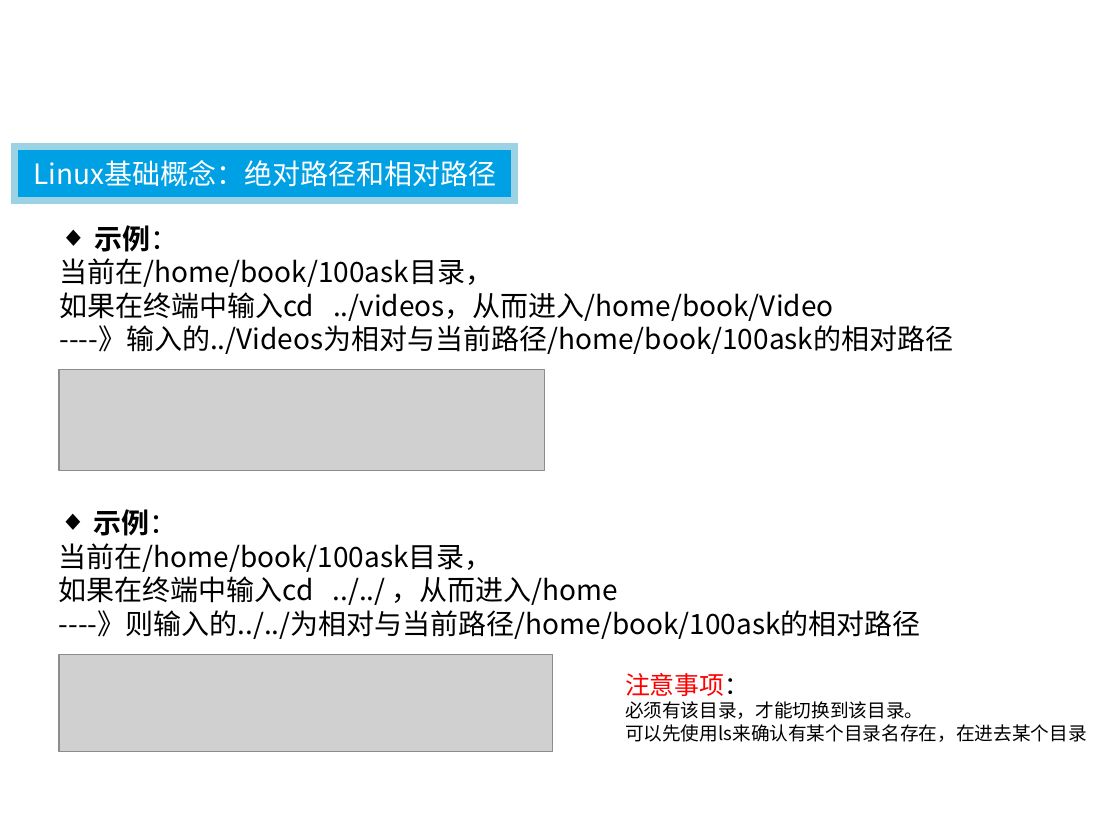
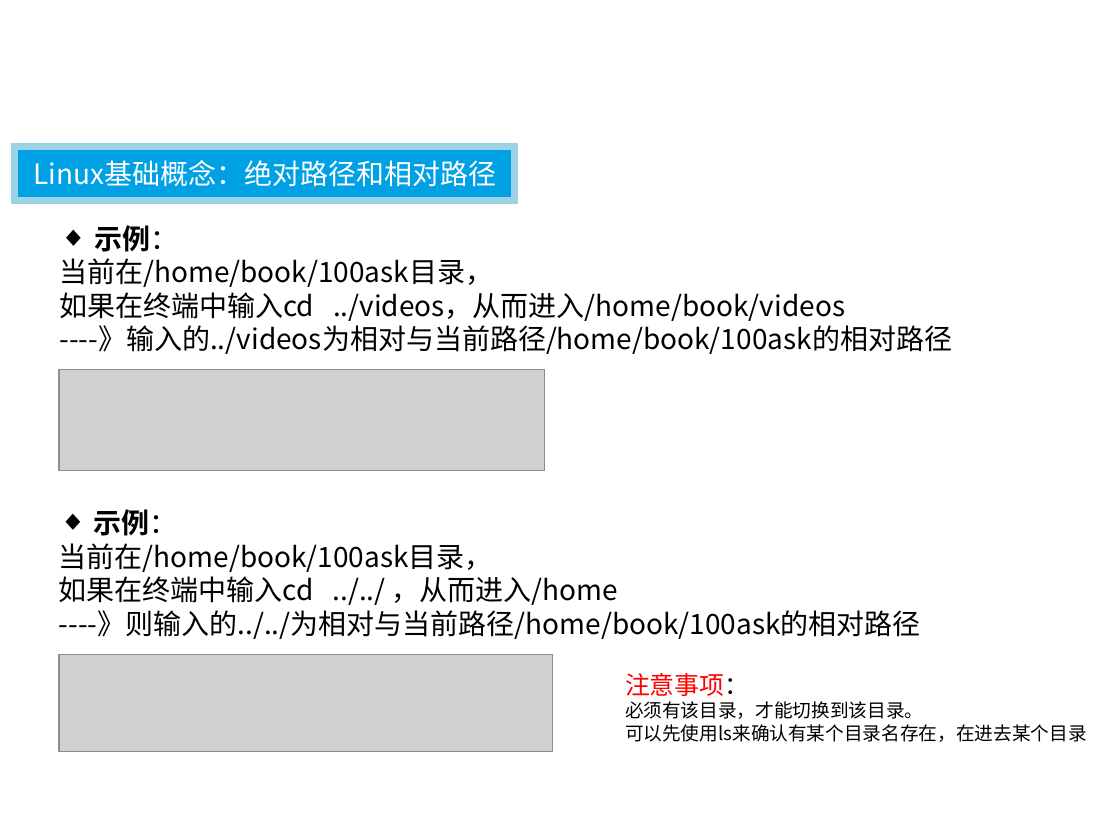
Before and after one commit to 100askTeam/01_all_series_quickstart, a slide deck: slide 15 of 02_Linux基本操作与开发工具使用/01_Linux基本操作/02_Linux入门命令/01.Linux入门命令.pptx. Drawn at 1120x840 pixels with LibreOffice and Linux fonts; fonts in the diff are those of the drawing; grey boxes stand for pictures; background and template pictures are left out. Boxes give left, top, right and bottom in pixels: in the first picture for what was removed or moved away, otherwise in the second. Text is boxed around its words. In the diff, an @@ line names an element or a change of style, - is before the commit and + after.

```diff
--- a/02_Linux基本操作与开发工具使用/01_Linux基本操作/02_Linux入门命令/01.Linux入门命令.pptx
+++ b/02_Linux基本操作与开发工具使用/01_Linux基本操作/02_Linux入门命令/01.Linux入门命令.pptx
@@ text at (59,292,952,354): text changed @@
-如果在终端中输入cd ../videos，从而进入/home/book/Video
-----》输入的../Videos为相对与当前路径/home/book/100ask的相对路径
+如果在终端中输入cd ../videos，从而进入/home/book/videos
+----》输入的../videos为相对与当前路径/home/book/100ask的相对路径
```
Also in this commit, not shown: 4 other slides changed, 22 other files.
